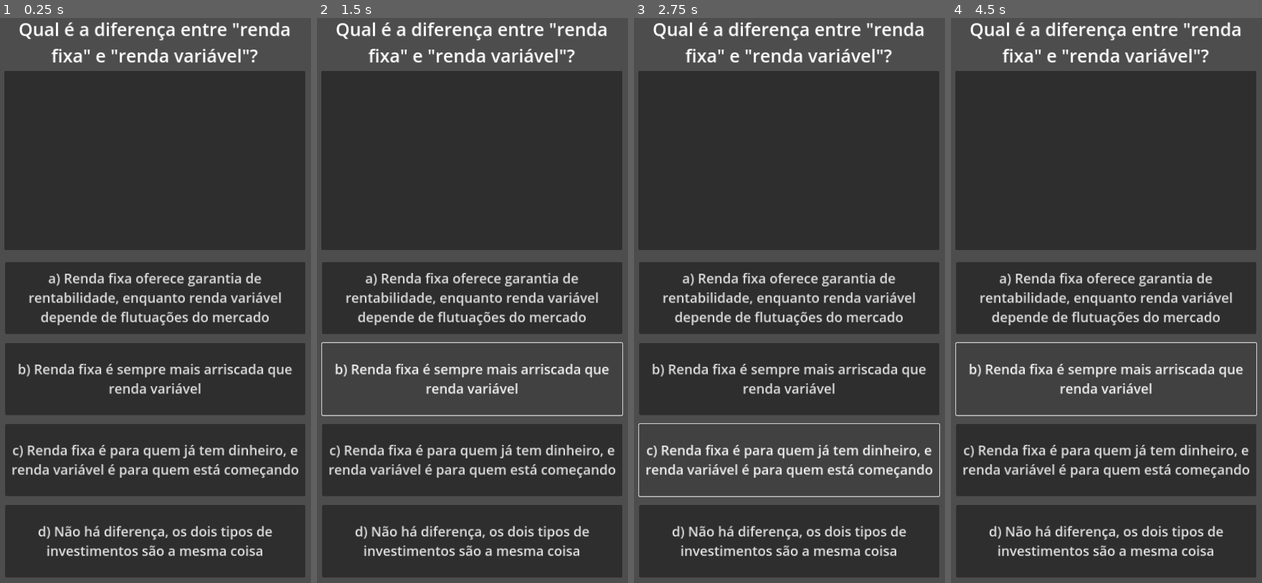
Above: before the commit, frames 1-4 (left to right).
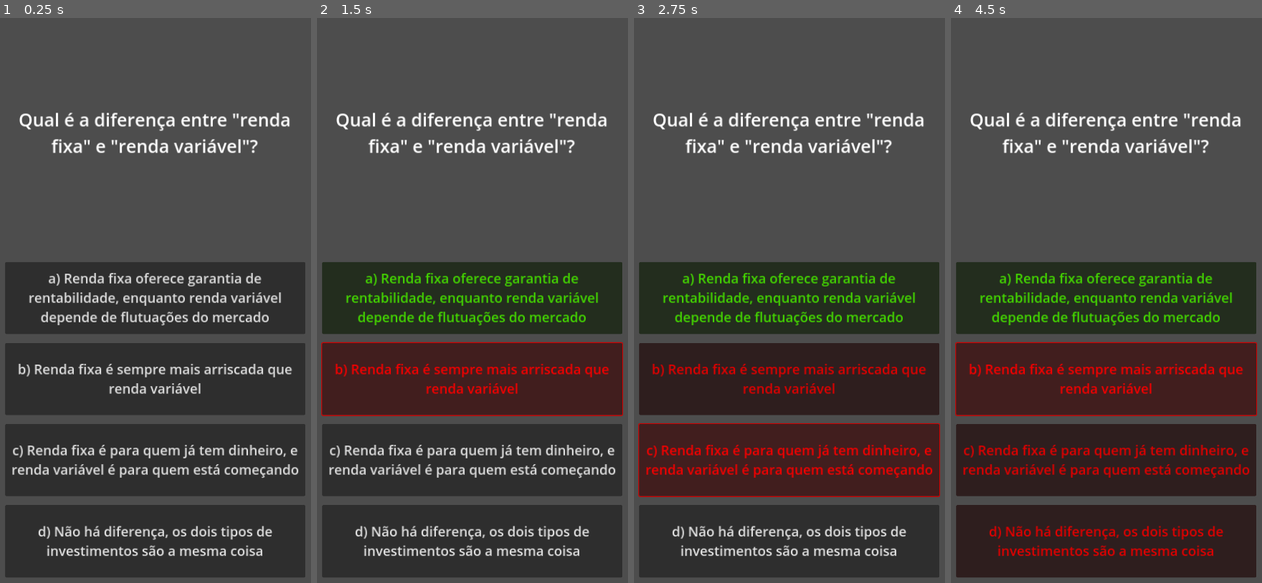
Above: after the commit, the same moments.

Repository: TiagoGeografiaBacharelado/Financial_Education_Quiz
Game: Godot game, scene res://scenes/main.tscn
Same seed, same stepped clock (60 frames per second), same inputs: the game is played once before the commit and once after it.
Inputs:
- Up to frame 1 (0.25 s): no input
- Up to frame 2 (1.5 s): click "a) Renda fixa oferece garanti…" at 0.5 s; click "b) Renda fixa é sempre mais a…" at 1.25 s
- Up to frame 3 (2.75 s): click "c) Renda fixa é para quem já …" at 2 s
- Up to frame 4 (4.5 s): click "d) Não há diferença, os dois …" at 2.75 s; click "a) Renda fixa oferece garanti…" at 3.5 s; click "b) Renda fixa é sempre mais a…" at 4.25 s

The runs differ from the first frame. In frame 1, 32% of the frame differs, in the area x 1-99%, y 0-42%; in frame 2, 47%; in frame 3, 48%; in frame 4, 51%, in the area x 1-99%, y 0-96%.

Commit message:
Update
funções de audio, video, imagem e texto adicionadas ao gamer_controller

Diff:
--- a/scenes/main.tscn
+++ b/scenes/main.tscn
@@ -6,6 +6,8 @@
 [node name="Main" type="CanvasLayer"]
 script = ExtResource("1_2n48k")
 quiz = ExtResource("2_kjxgg")
+color_right = Color(0.299479, 0.958333, 0, 1)
+color_wrong = Color(1, 0, 0, 1)
 
 [node name="Content" type="Control" parent="."]
 layout_mode = 3
--- a/scripts/controllers/gamer_controller.gd
+++ b/scripts/controllers/gamer_controller.gd
@@ -28,3 +28,30 @@
 	var options = quiz.theme[index].options
 	for i in buttons.size():
 		buttons[i].text = options[i]
+		buttons[i].pressed.connect(_buttons_answer.bind(buttons[i]))
+
+	match quiz.theme[index].type:
+		Enum.QuestionType.TEXT:
+			$Content/Questionifo/ImageHolder.hide()
+
+		Enum.QuestionType.IMAGE:
+			$Content/Questionifo/ImageHolder.show()
+			question_image.texture = quiz.theme[index].question_image
+
+		Enum.QuestionType.VIDEO:
+			$Content/Questionifo/ImageHolder.show()
+			question_video.stream = quiz.theme[index].question_video
+			question_video.play()
+
+		Enum.QuestionType.AUDIO:
+			$Content/Questionifo/ImageHolder.show()
+			question_image.texture = quiz.theme[index].question_image
+			question_audio.stream = quiz.theme[index].question_audio
+			question_audio.play()
+
+
+func _buttons_answer(button) -> void:
+	if quiz.theme[index].correct == button.text:
+		button.modulate = color_right
+	else:
+		button.modulate = color_wrong
